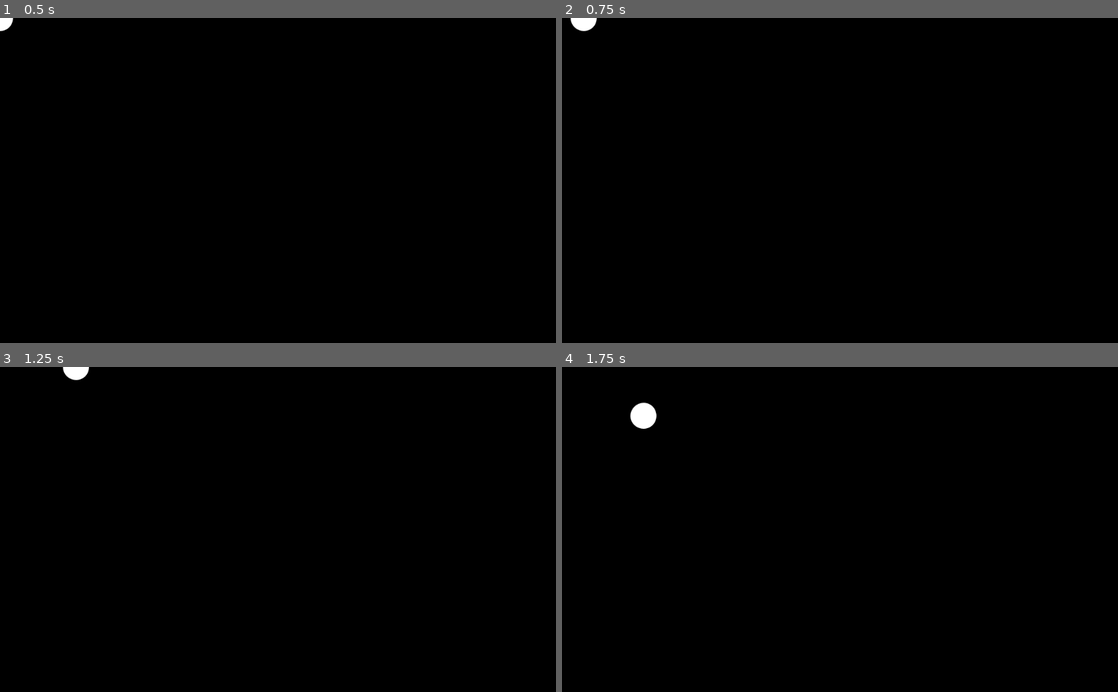
Above: before the commit, frames 1-4 (two rows, left to right).
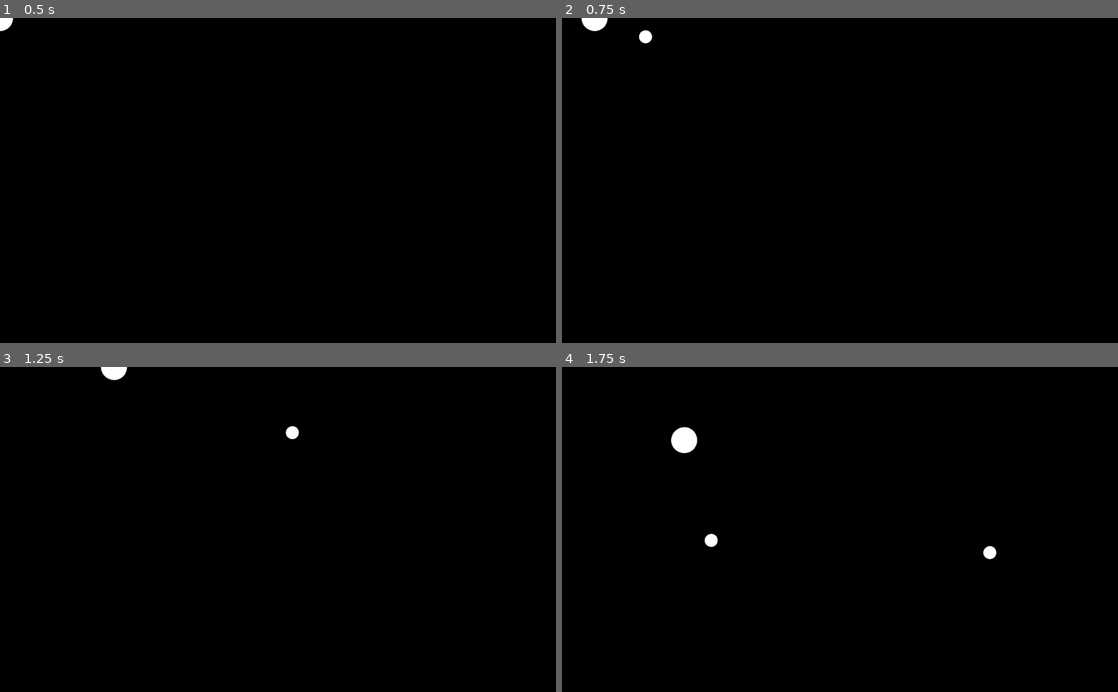
Above: after the commit, the same moments.

Repository: ComradeSparklePony/Slay-the-Triangles
Game: Godot game, scene res://player.tscn
Same seed, same stepped clock (60 frames per second), same inputs: the game is played once before the commit and once after it. The project has no main scene, so this scene is started directly.
Inputs (mouse positions are in pixels of both pictures, inside the frame that each line leads up to):
- Up to frame 1 (0.5 s): no input
- Up to frame 2 (0.75 s): tap Enter at 0.5 s; move the mouse to (962, 164) at 0.52 s; press the mouse at (962, 164) at 0.53 s; hold Right (ui_right) from 0.53 s (still down)
- Up to frame 3 (1.25 s): keep holding Right (ui_right)
- Up to frame 4 (1.75 s): move the mouse to (728, 545) at 1.27 s; release Right (ui_right) at 1.28 s; release the mouse at (728, 545) at 1.28 s; hold Down (ui_down) from 1.28 s (still down); click (728, 545) at 1.35 s

Frame 1 is identical in both runs. In frame 2, 0.2% of the frame differs, in the area x 1-17%, y 0-8%; in frame 3, 0.4%; in frame 4, 0.8%, in the area x 12-79%, y 10-60%.

Commit message:
fixed player node, created world and floor nodes
made it so that the player node could move and shoot, and created the world and floor nodes

Diff:
--- a/player.tscn
+++ b/player.tscn
@@ -19,7 +19,7 @@
 audio_bus_override = false
 audio_bus_name = "Master"
 script = ExtResource( 1 )
-SPEED = 200
+SPEED = 300
 projectile = ExtResource( 2 )
 
 [node name="Sprite" type="Sprite" parent="." index="0"]
--- a/project.godot
+++ b/project.godot
@@ -31,6 +31,8 @@
 , Object(InputEventJoypadButton,"resource_local_to_scene":false,"resource_name":"","device":0,"button_index":13,"pressure":0.0,"pressed":false,"script":null)
 , Object(InputEventKey,"resource_local_to_scene":false,"resource_name":"","device":0,"alt":false,"shift":false,"control":false,"meta":false,"command":false,"pressed":false,"scancode":83,"unicode":0,"echo":false,"script":null)
  ]
+click=[ Object(InputEventMouseButton,"resource_local_to_scene":false,"resource_name":"","device":0,"alt":false,"shift":false,"control":false,"meta":false,"command":false,"button_mask":0,"position":Vector2( 0, 0 ),"global_position":Vector2( 0, 0 ),"factor":1.0,"button_index":1,"pressed":false,"doubleclick":false,"script":null)
+ ]
 
 [rendering]
 
--- a/projectile.tscn
+++ b/projectile.tscn
@@ -18,7 +18,7 @@
 audio_bus_override = false
 audio_bus_name = "Master"
 script = ExtResource( 1 )
-SPEED = 400
+SPEED = 500
 
 [node name="Sprite" type="Sprite" parent="." index="0"]
 
--- /dev/null
+++ b/town.tscn
@@ -0,0 +1,49 @@
+[gd_scene load_steps=2 format=2]
+
+[ext_resource path="res://world-floor.tscn" type="PackedScene" id=1]
+
+[node name="town" type="Node2D"]
+
+[node name="floor1" parent="." index="0" instance=ExtResource( 1 )]
+
+_sections_unfolded = [ "Transform" ]
+
+[node name="floor2" parent="." index="1" instance=ExtResource( 1 )]
+
+position = Vector2( 100, 0 )
+_sections_unfolded = [ "Transform" ]
+
+[node name="floor3" parent="." index="2" instance=ExtResource( 1 )]
+
+position = Vector2( -100, 0 )
+_sections_unfolded = [ "Transform" ]
+
+[node name="floor4" parent="." index="3" instance=ExtResource( 1 )]
+
+position = Vector2( -100, -100 )
+_sections_unfolded = [ "Transform" ]
+
+[node name="floor5" parent="." index="4" instance=ExtResource( 1 )]
+
+position = Vector2( 0, -100 )
+_sections_unfolded = [ "Transform" ]
+
+[node name="floor6" parent="." index="5" instance=ExtResource( 1 )]
+
+position = Vector2( 100, -100 )
+_sections_unfolded = [ "Transform" ]
+
+[node name="floor7" parent="." index="6" instance=ExtResource( 1 )]
+
+position = Vector2( -100, 100 )
+_sections_unfolded = [ "Transform" ]
+
+[node name="floor8" parent="." index="7" instance=ExtResource( 1 )]
+
+position = Vector2( 0, 100 )
+_sections_unfolded = [ "Transform" ]
+
+[node name="floor9" parent="." index="8" instance=ExtResource( 1 )]
+
+position = Vector2( 100, 100 )
+_sections_unfolded = [ "Transform" ]
--- a/enemy.tscn
+++ b/world-floor.tscn
@@ -1,13 +1,13 @@
 [gd_scene load_steps=3 format=2]
 
-[ext_resource path="res://assets/white_tri_50px.png" type="Texture" id=1]
+[ext_resource path="res://assets/grey_square_50px.png" type="Texture" id=1]
 
-[sub_resource type="ConvexPolygonShape2D" id=1]
+[sub_resource type="RectangleShape2D" id=1]
 
 custom_solver_bias = 0.0
-points = PoolVector2Array( 0, -25, 25, 25, -25, 25 )
+extents = Vector2( 49.5, 50.5 )
 
-[node name="enemy" type="Area2D"]
+[node name="world-floor" type="Area2D"]
 
 input_pickable = true
 gravity_vec = Vector2( 0, 1 )
@@ -19,8 +19,9 @@
 
 [node name="Sprite" type="Sprite" parent="." index="0"]
 
+scale = Vector2( 2, 2 )
 texture = ExtResource( 1 )
-_sections_unfolded = [ "Visibility" ]
+_sections_unfolded = [ "Transform" ]
 
 [node name="CollisionShape2D" type="CollisionShape2D" parent="." index="1"]
 
